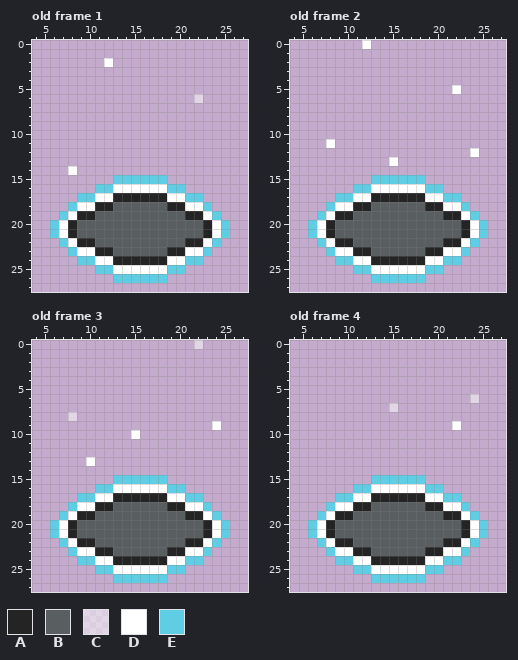
One commit to this pixel-art file: Assets/Sprites/checkpoint.aseprite. That is the earlier state.
32x32 pixels, 4 frames. Shown: old frame 1: x 4..27, y 0..27; old frame 2: x 4..27, y 0..27; old frame 3: x 4..27, y 0..27; old frame 4: x 4..27, y 0..27.
Palette (. is transparent): A #242424  B #595e61  C #ffffff81  D #ffffff  E #5fcde4
After the commit:
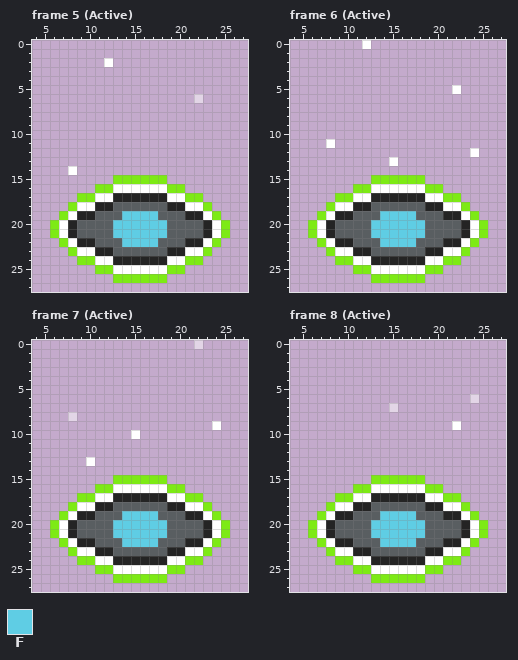
Colours new in this view: F #5fcde4
A new or re-ordered frame is compared with the old frame closest to it.
Change:
frames 4 -> 8
colour E: #5fcde4 -> #7dea15
Frame 5 (Active) is new; against old frame 1, layer "Layer 1":
y 19: x 14..17 BBBB -> FFFF
y 20..21: x 13..18 BBBBBB -> FFFFFF
y 22: x 14..17 BBBB -> FFFF
Frame 6 (Active) is new; against old frame 2, layer "Layer 1": the same change as frame 5 (Active)
Frame 7 (Active) is new; against old frame 3, layer "Layer 1": the same change as frame 5 (Active)
Frame 8 (Active) is new; against old frame 4, layer "Layer 1": the same change as frame 5 (Active)
